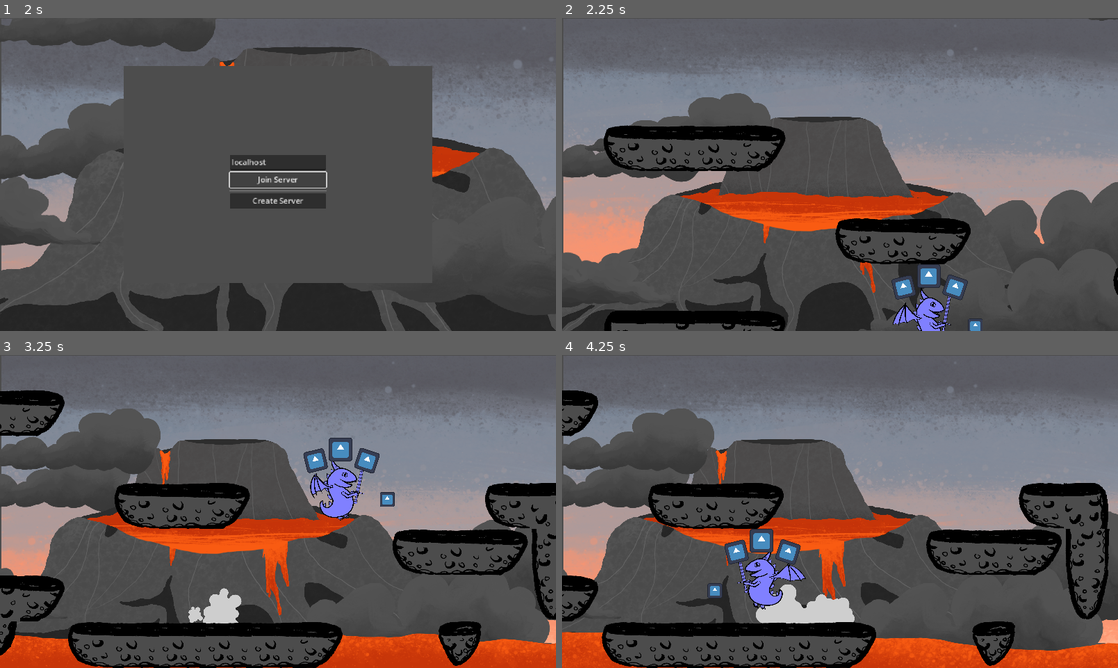
Above: before the commit, frames 1-4 (two rows, left to right).
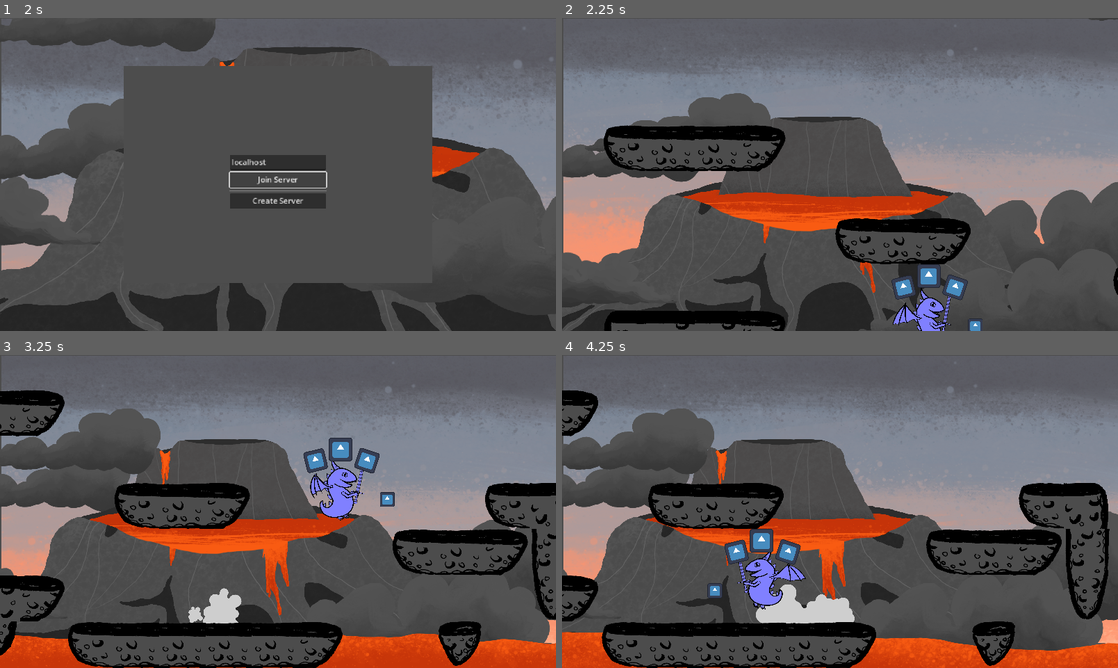
Above: after the commit, the same moments.

Repository: janekx21/lizard-world
Game: Godot game, scene res://game/game.tscn
The game is run twice, just before and just after one commit, with the same random seed, the same clock (stepped at 60 frames per second) and the same inputs. The engine's default icon, where the game draws it, is replaced by a stand-in: a white triangle on a blue panel in a dark square.
Inputs:
- Up to frame 1 (2 s): tap Enter at 0.5 s; hold Right (move_right) 0.53-1.25 s; tap S (attack) at 0.6 s; tap A (jump) at 0.77 s; click "Join Server" at 1.25 s
- Up to frame 2 (2.25 s): click "Create Server" at 2 s
- Up to frame 3 (3.25 s): hold Right (move_right) from 2.78 s (still down); tap S (attack) at 2.85 s; tap A (jump) at 3.02 s
- Up to frame 4 (4.25 s): release Right (move_right) at 3.53 s; hold Left (move_left) from 3.53 s (still down); tap S (attack) at 3.6 s

Frame 1 is identical in both runs. In frame 2, 0.1% of the frame differs, in the area x 21-69%, y 54-66%; in frame 3, less than 0.1%; in frame 4, less than 0.1%.

Commit message:
try fix server

Diff:
--- a/game/game.gd
+++ b/game/game.gd
@@ -6,7 +6,8 @@
 	# Automatically start the server in headless mode.
 	if DisplayServer.get_name() == "headless":
 		print("Automatically starting dedicated server.")
-		start_server()
+		#start_server()
+		_on_host_pressed.call_deferred()
 	else:
 		# Start paused.
 		get_tree().paused = true
--- a/game/game.tscn
+++ b/game/game.tscn
@@ -160,7 +160,7 @@
 scale = Vector2(0.461574, 0.461574)
 sprite_frames = SubResource("SpriteFrames_mbfh5")
 autoplay = "default"
-frame_progress = 0.616144
+frame_progress = 0.370829
 
 [node name="Clouds2" type="ParallaxLayer" parent="ParallaxBackground"]
 motion_scale = Vector2(0.3, 0.3)
Not shown, added: textures/player/Gegner_angreifen.png.import
Not shown, added: textures/player/Gegner_jagd.png.import
Not shown, added: textures/player/Gegner_jagd2.png.import
Not shown, added: textures/player/Gegner_jagd3.png.import
Not shown, added: textures/player/Gegner_spawn.png.import
